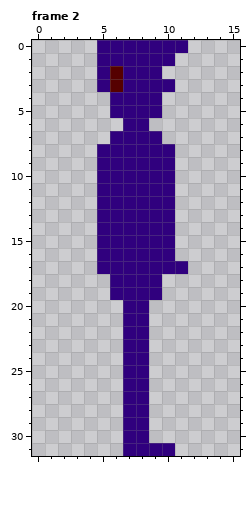
Edited in one commit: pixel-art file (Assets/Amador/walking.aseprite). The picture above is the old version.
16x32 pixels, 2 frames. Shown: frame 2. The commit also changed other frames, which this record leaves out.
New version:
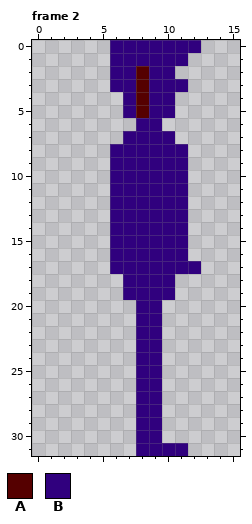
Palette (. is transparent): A #550000  B #30007e
The exact change:
Frame 2:
y 0: x 5 B -> .; x 12 . -> B
y 1: x 5 B -> .; x 11 . -> B
y 2: x 5..6 BA -> .B; x 8 B -> A; x 10 . -> B
y 3: x 5..6 BA -> .B; x 8 B -> A; x 11 . -> B
y 4..5: x 6 B -> .; x 8 B -> A; x 10 . -> B
y 6: x 7 B -> .; x 9 . -> B
y 7: x 6 B -> .; x 10 . -> B
y 8..16: x 5 B -> .; x 11 . -> B
y 17: x 5 B -> .; x 12 . -> B
y 18..19: x 6 B -> .; x 10 . -> B
y 20..30: x 7 B -> .; x 9 . -> B
y 31: x 7 B -> .; x 11 . -> B
Where, in picture pixels (left, top, right, bottom), the same in both pictures:
changed: (97, 40, 201, 456)
